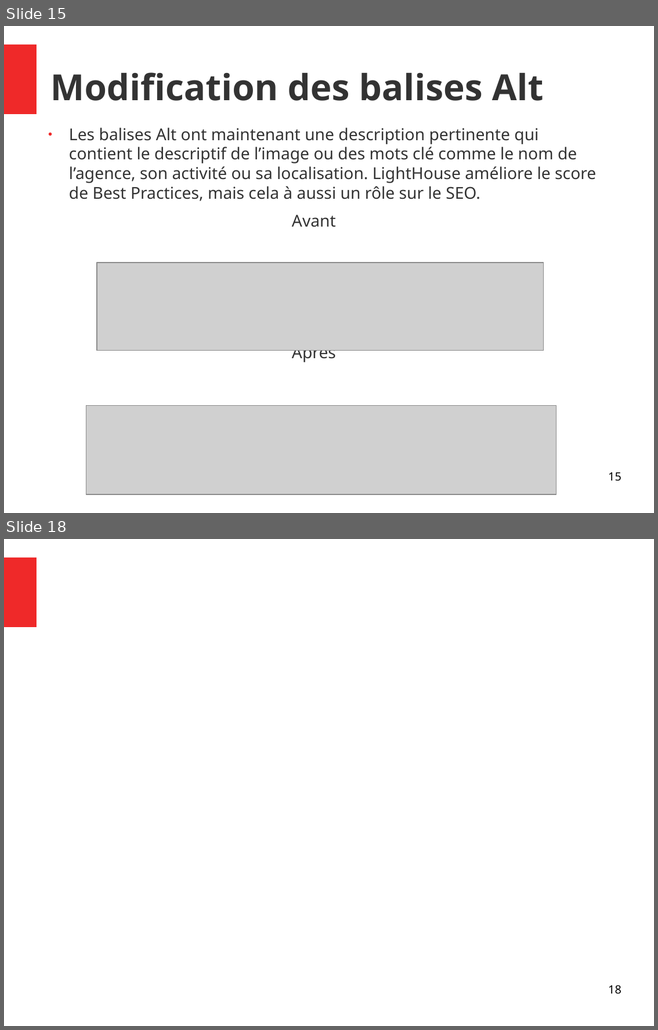
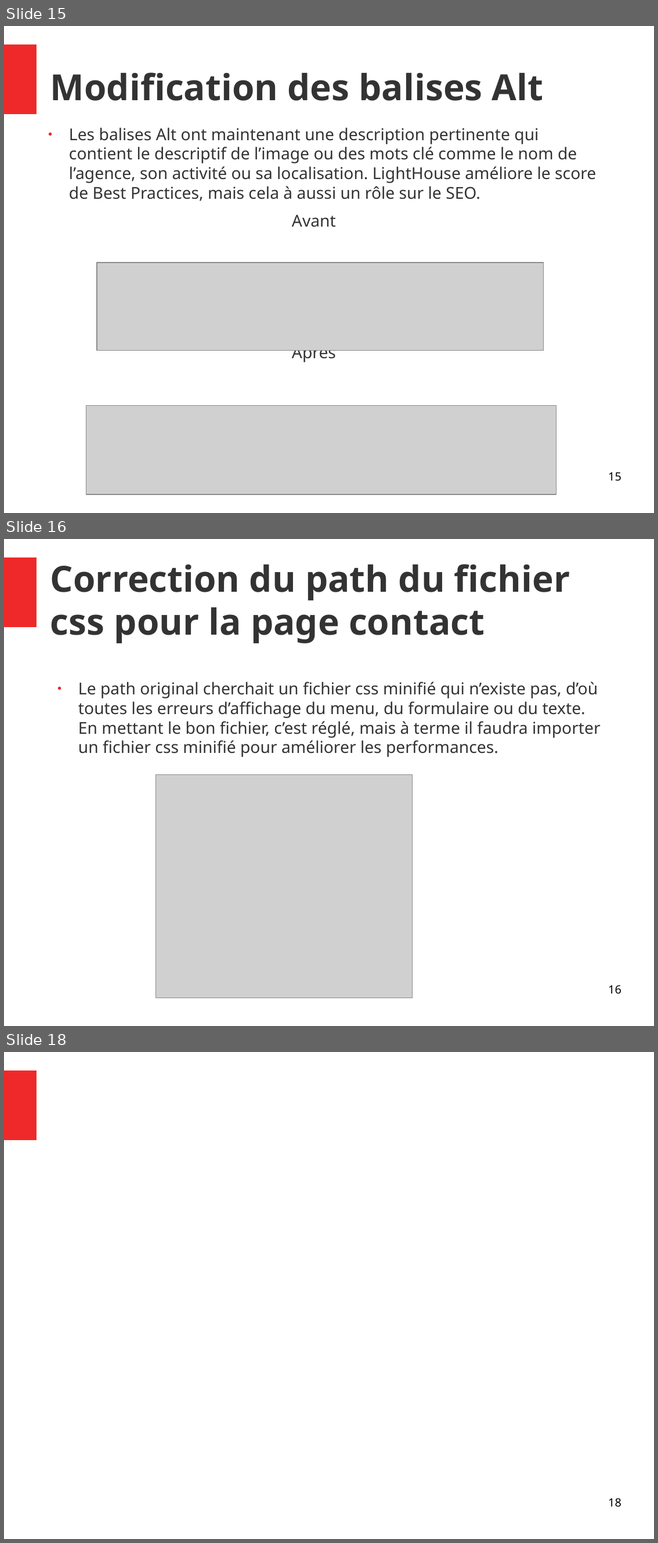
Before and after one commit to Vincent055681/VincentDiRaimondo_4_10052021, a slide deck: audit/Rapport.odp. Shown one above the other, each under a label of ours: slides 15 and 18 before the commit, slides 15, 16 and 18 after it; the slides between them are not shown. The pictures are 658x1030 and 658x1543 pixels, drawn with LibreOffice and Linux fonts; fonts in the diff are those of the drawing; grey boxes stand for pictures. Boxes give left, top, right and bottom in pixels: in the first picture for what was removed or moved away, otherwise in the second. Text is boxed around its words. In the diff, an @@ line names an element or a change of style, - is before the commit and + after.

```diff
--- a/audit/Rapport.odp
+++ b/audit/Rapport.odp
@@ slide 16 added at [4,539,654,1026], background #FFFFFF; not listed: 1 template element that a slide beside it also shows @@
@@ title added at [50,564,570,643], 44 pt, text #333333, bold @@
+Correction du path du fichier css pour la page contact
@@ text added at [78,682,600,757], 20 pt, text #333333 @@
+● Le path original cherchait un fichier css minifié qui n’existe pas, d’où toutes les erreurs d’affichage du menu, du formulaire ou du texte.
+  En mettant le bon fichier, c’est réglé, mais à terme il faudra importer un fichier css minifié pour améliorer les performances.
@@ picture added at [156,775,412,999] @@
@@ page number added at [608,985,621,994], 14 pt, text #000000 @@
+16
```
Also in this commit, not shown: 1 other slide added, 2 slides removed, 4 other files.
